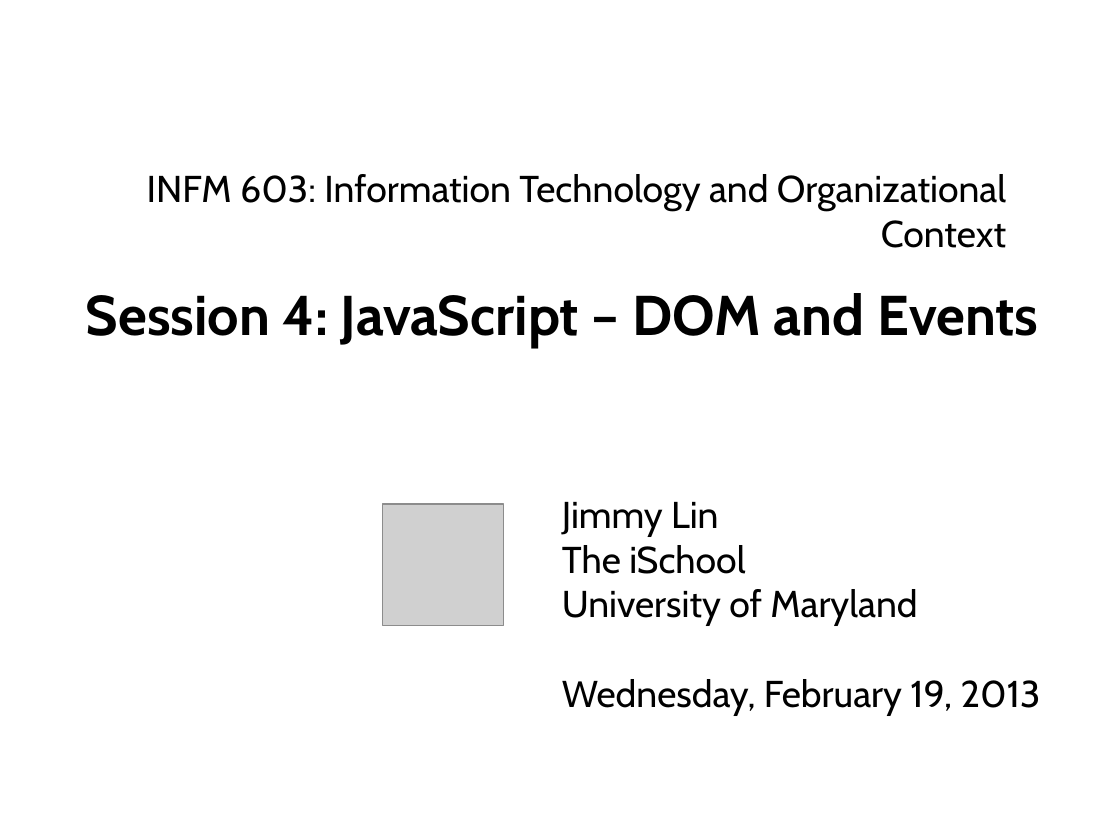
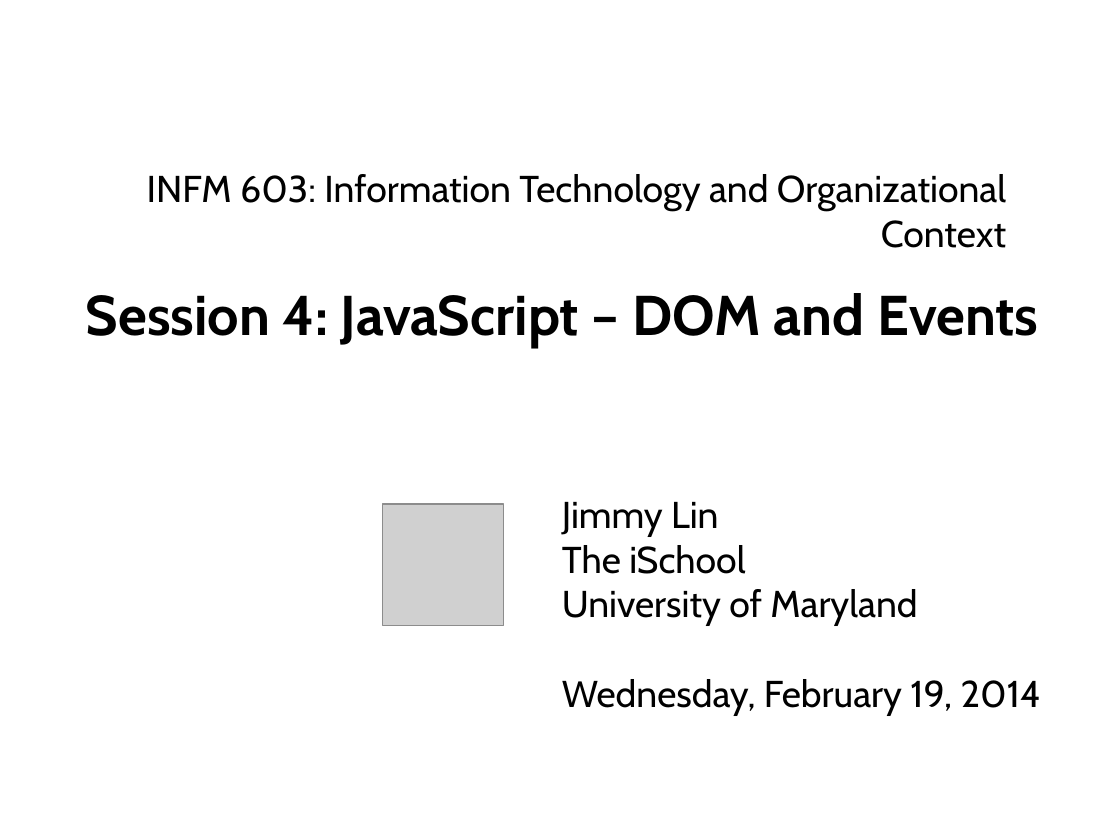
Before and after one commit to lintool/UMD-courses, a slide deck: slide 1 of slides/session04.pptx. Drawn at 1120x840 pixels with LibreOffice and Linux fonts; fonts in the diff are those of the drawing; grey boxes stand for pictures. Boxes give left, top, right and bottom in pixels: in the first picture for what was removed or moved away, otherwise in the second. Text is boxed around its words. In the diff, an @@ line names an element or a change of style, - is before the commit and + after.

```diff
--- a/slides/session04.pptx
+++ b/slides/session04.pptx
@@ text at box(562, 679, 1041, 715): text changed @@
-Wednesday, February 19, 2013
+Wednesday, February 19, 2014
```
Also in this commit, not shown: 5 other files.
